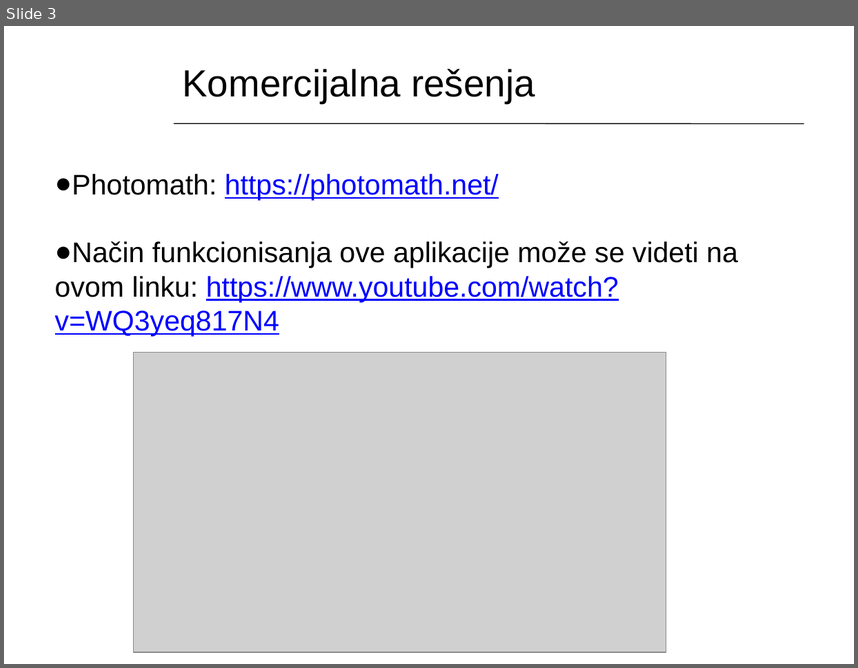
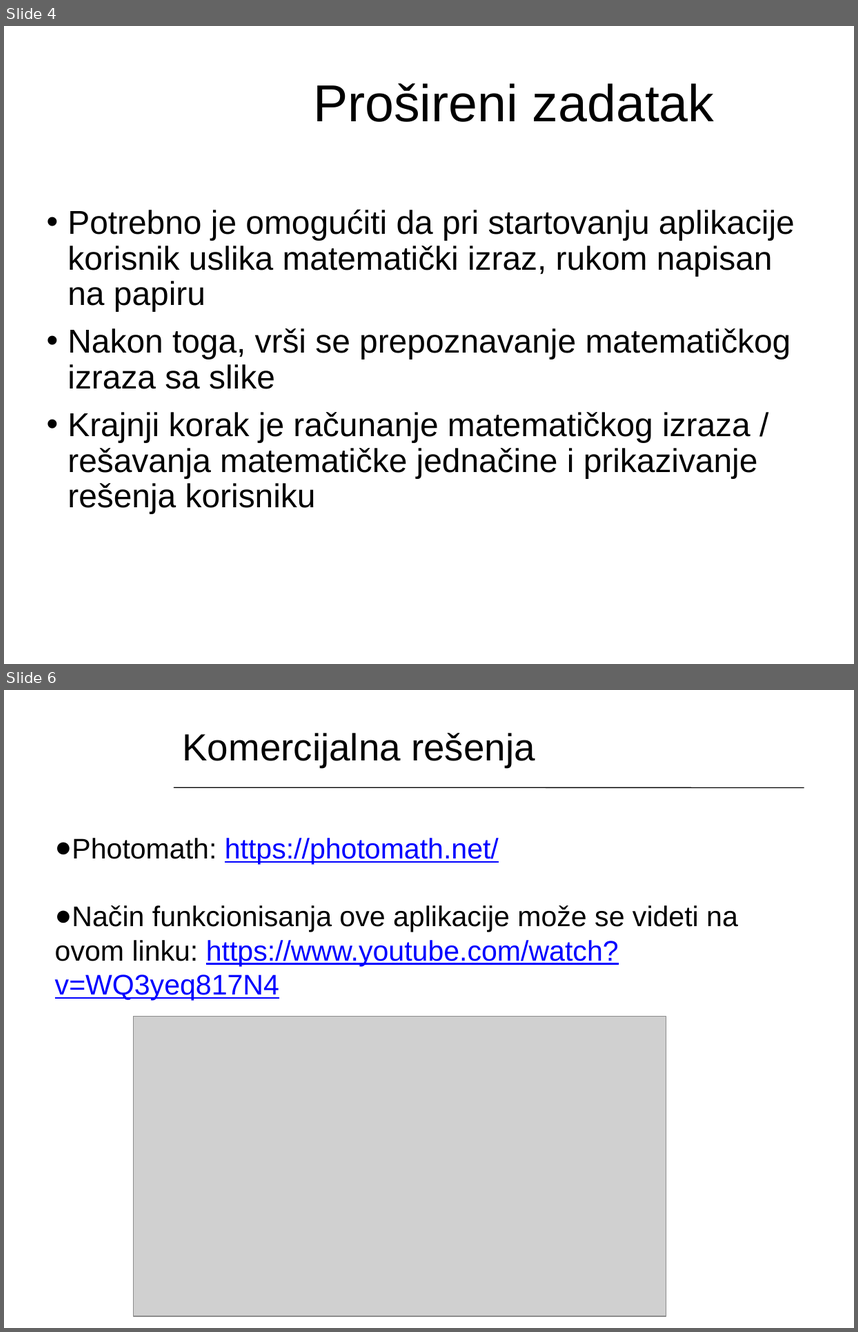
Before and after one commit to nenadrad/softProjekat, a slide deck: softProjekat.pptx. Shown one above the other, each under a label of ours: slide 3 before the commit, slides 4 and 6 after it; the slides between them are not shown. The pictures are 858x668 and 858x1332 pixels, drawn with LibreOffice and Linux fonts; fonts in the diff are those of the drawing; grey boxes stand for pictures; background and template pictures are left out. Boxes give left, top, right and bottom in pixels: in the first picture for what was removed or moved away, otherwise in the second. Text is boxed around its words. In the diff, an @@ line names an element or a change of style, - is before the commit and + after.

```diff
--- a/softProjekat.pptx
+++ b/softProjekat.pptx
@@ slide 4 added at [4, 26, 854, 664], background picture (left out) @@
@@ title added at [313, 83, 715, 122], 44 pt, text #000000 @@
+Prošireni zadatak
@@ subtitle added at [67, 209, 795, 514], 28 pt, text #000000 @@
+• Potrebno je omogućiti da pri startovanju aplikacije korisnik uslika matematički izraz, rukom napisan na papiru
+• Nakon toga, vrši se prepoznavanje matematičkog izraza sa slike
+• Krajnji korak je računanje matematičkog izraza / rešavanja matematičke jednačine i prikazivanje rešenja korisniku
@@ what was slide 3 is now slide 6 @@
```
Also in this commit, not shown: 4 slides changed, 7 other slides added.
